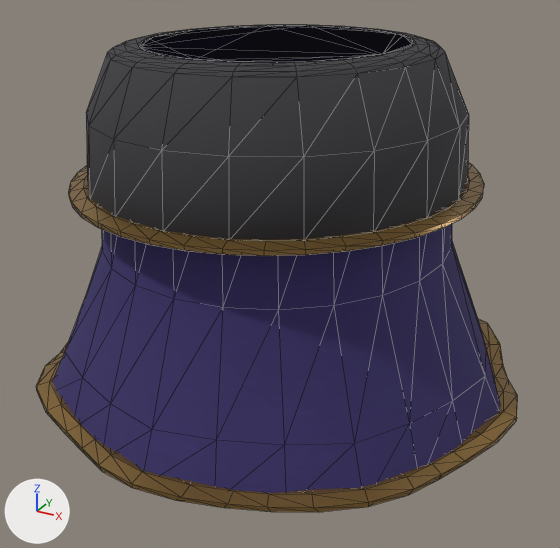
The glTF model assets/models/hero_embercaller_arm.glb: old version first, new version second.
Rendered twice from a 50 mm lens placed at (0.977, -1.767, 0.776), pointed at (0.016, -0.019, -0.097). Lighting does not change. The marker at lower left points along +X, +Y and +Z. The first picture is the older version. Mesh edges are drawn as thin lines. Vertices at exactly the same position are counted once.

Names of what the first picture shows: 'hero_embercaller_arm ash charcoal cloth', 'hero_embercaller_arm ashpriest violet cloth', 'hero_embercaller_arm dull relic gold'.
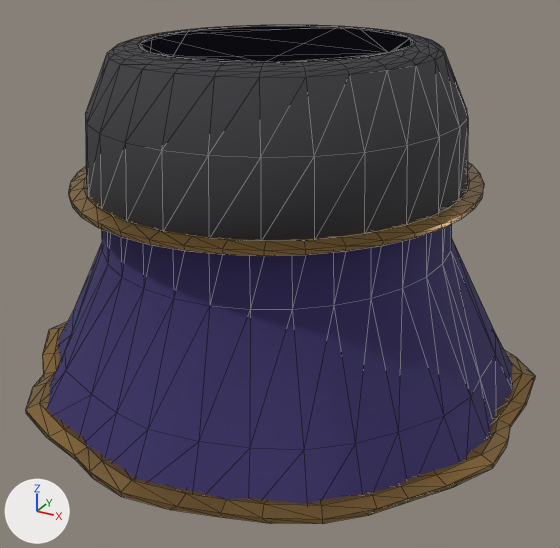
Pixel boxes [x1, y1, x2, y2] of what changed, in the pictures (560 x 548 px):
'hero_embercaller_arm ashpriest violet cloth', reshaped
    before: [53, 25, 500, 493]
    after: [47, 25, 513, 504]
'hero_embercaller_arm dull relic gold', reshaped (6% wider)
    before: [36, 163, 517, 512]
    after: [25, 163, 535, 524]
part 2 of me_hero_embercaller_arm_dull_relic_gold, surface changed
    before: [36, 319, 517, 512]
    after: [25, 321, 535, 524]

What the commit changed:
me_hero_embercaller_arm_ashpriest_violet_cloth is used by ob_hero_embercaller_arm_ashpriest_violet_cloth; location (0.0, 0.0, 0.0).
me_hero_embercaller_arm_ashpriest_violet_cloth had 120 vertices, 236 faces and spanned x -0.673..0.673, y -0.655..0.655, z -0.411..0.53.
me_hero_embercaller_arm_ashpriest_violet_cloth now has 160 vertices, 316 faces and spans x -0.677..0.677, y -0.693..0.693, z -0.42..0.53.
Part 1, on me_hero_embercaller_arm_ashpriest_violet_cloth:
96 vertices are removed from x -0.673..0.673, y -0.655..0.655, z -0.411..0.53.
236 faces are deleted.
136 vertices are added at x -0.677..0.677, y -0.693..0.693, z -0.42..0.53.
316 new faces join them.
me_hero_embercaller_arm_dull_relic_gold is used by ob_hero_embercaller_arm_dull_relic_gold; location (0.0, 0.0, 0.0).
me_hero_embercaller_arm_dull_relic_gold had 480 vertices, 960 faces and spanned x -0.699..0.699, y -0.685..0.685, z -0.401..0.193.
me_hero_embercaller_arm_dull_relic_gold now has 720 vertices, 1440 faces and spans x -0.702..0.702, y -0.723..0.723, z -0.441..0.193.
me_hero_embercaller_arm_dull_relic_gold part 2: 480 kept faces spanning x -0.702..0.702, y -0.723..0.723, z -0.407..-0.353 get new texture (UV) coordinates.
Edits to the shape of me_hero_embercaller_arm_dull_relic_gold do not show in these pictures.
